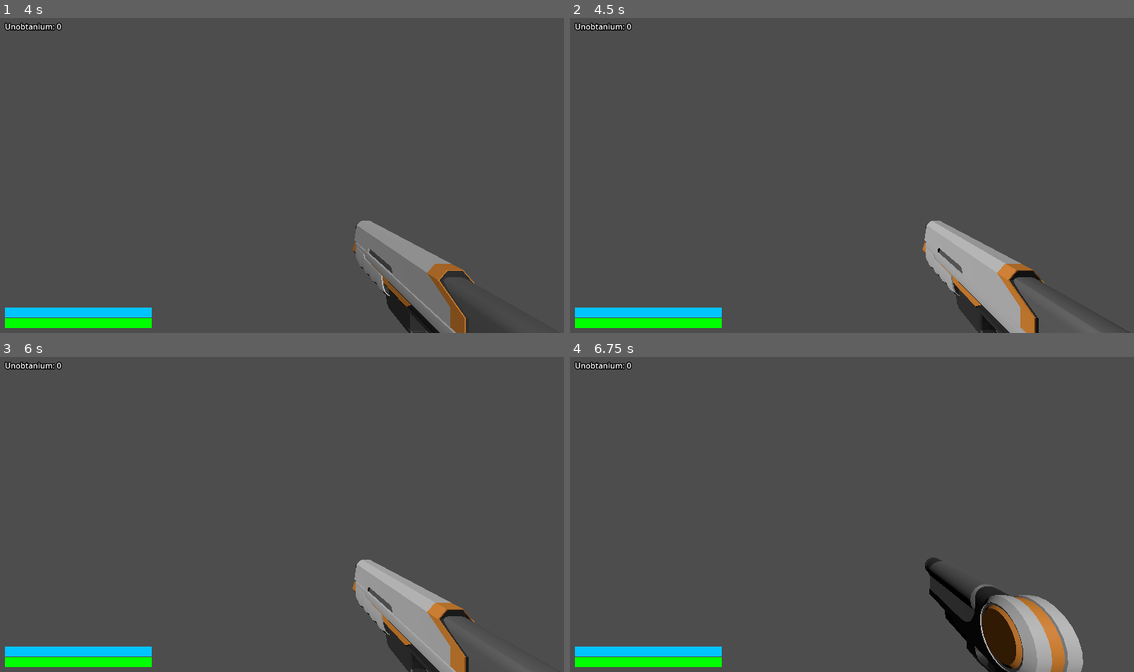
Above: before the commit, frames 1-4 (two rows, left to right).
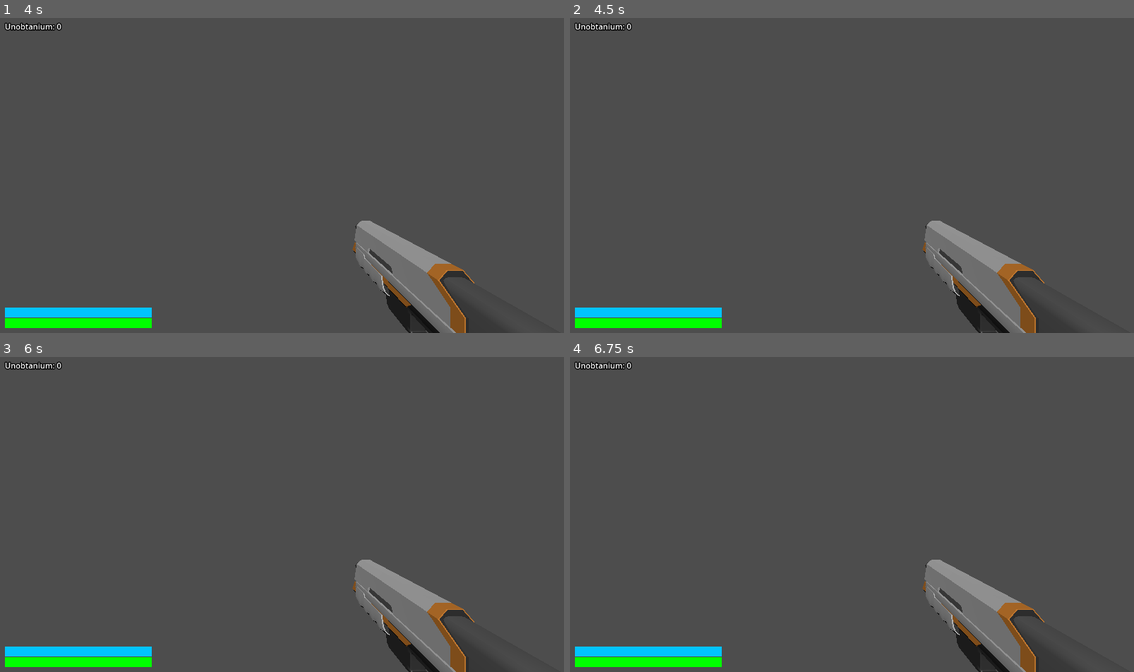
Above: after the commit, the same moments.

Repository: Triysle/regulus
Game: Godot game, scene res://scenes/TestLevel.tscn
Two runs of this game, one before a commit and one after it. Both use one fixed random seed, a clock stepped at 60 frames per second and the inputs below.
Inputs (mouse positions are in pixels of both pictures, inside the frame that each line leads up to):
- Up to frame 1 (4 s): tap Enter (ui_accept) at 0.5, 0.77, 1.52, 2.75, 3.02, 3.5, 3.77 s; move the mouse to (310, 172) at 0.52 s; press the mouse at (310, 172) at 0.53 s; hold W (move_forward) from 0.53 s (still down); move the mouse to (253, 175) at 1.27 s; release the mouse at (253, 175) at 1.28 s; click (253, 175) at 1.35 s; move the mouse to (293, 169) at 2.02 s; hold E (interact) 2.03-2.78 s; click (293, 169) at 2.3 s; move the mouse to (276, 178) at 2.77 s; tap Mouse wheel up (weapon_next) at 2.85 s; click (276, 178) at 3.05 s; move the mouse to (321, 178) at 3.52 s; press the mouse at (321, 178) at 3.53 s; tap Mouse wheel down (weapon_prev) at 3.6 s
- Up to frame 2 (4.5 s): tap Escape (ui_cancel) at 4.15 s; tap Enter (ui_accept) at 4.25 s; move the mouse to (682, 128) at 4.27 s; release W (move_forward) at 4.28 s; release the mouse at (682, 128) at 4.28 s; hold A (move_left) from 4.28 s (still down); click (682, 128) at 4.35 s
- Up to frame 3 (6 s): tap Enter (ui_accept) at 4.52, 5, 5.75 s; move the mouse to (310, 514) at 5.02 s; release A (move_left) at 5.03 s; press the mouse at (310, 514) at 5.03 s; hold S (move_back) 5.03-5.78 s; move the mouse to (197, 432) at 5.77 s; release the mouse at (197, 432) at 5.78 s; hold D (move_right) from 5.78 s (still down); tap E (interact) at 5.85 s
- Up to frame 4 (6.75 s): tap Enter (ui_accept) at 6.02 s; click (767, 432) at 6.05 s; move the mouse to (976, 498) at 6.52 s; release D (move_right) at 6.53 s; press the mouse at (976, 498) at 6.53 s; hold W (move_forward) from 6.53 s (still down); tap Mouse wheel up (weapon_next) at 6.6 s

Frame 1 is identical in both runs. In frame 2, 4.1% of the frame differs, in the area x 62-94%, y 64-100%; in frame 3, 3.0%; in frame 4, 5.6%, in the area x 62-91%, y 63-100%.

Commit message:
0.0.10
improved mouse capture toggle

Diff:
--- a/scripts/player_controller.gd
+++ b/scripts/player_controller.gd
@@ -36,11 +36,15 @@
 		weapon_manager.connect("weapon_switched", Callable(self, "weapon_switched"))
 
 func _unhandled_input(event):
+	# Toggle mouse capture with Escape key
 	if event.is_action_pressed("ui_cancel"):
-		if Input.get_mouse_mode() == Input.MOUSE_MODE_CAPTURED:
-			Input.set_mouse_mode(Input.MOUSE_MODE_VISIBLE)
-		else:
-			Input.set_mouse_mode(Input.MOUSE_MODE_CAPTURED)
+		toggle_mouse_capture()
+		get_viewport().set_input_as_handled()
+		return
+
+	# Only process other inputs if mouse is captured
+	if Input.get_mouse_mode() != Input.MOUSE_MODE_CAPTURED:
+		return
 
 	if event.is_action_pressed("interact") and interaction_ray.is_colliding():
 		var collider = interaction_ray.get_collider()
@@ -54,13 +58,28 @@
 		if collider.has_method("interact"):
 			collider.interact(self)
 
+func toggle_mouse_capture():
+	if Input.get_mouse_mode() == Input.MOUSE_MODE_CAPTURED:
+		Input.set_mouse_mode(Input.MOUSE_MODE_VISIBLE)
+	else:
+		Input.set_mouse_mode(Input.MOUSE_MODE_CAPTURED)
+
 func _input(event):
+	# Only process mouse look if mouse is captured
+	if Input.get_mouse_mode() != Input.MOUSE_MODE_CAPTURED:
+		return
+
 	if event is InputEventMouseMotion:
 		rotate_y(-event.relative.x * mouse_sensitivity)
 		camera.rotate_x(-event.relative.y * mouse_sensitivity)
 		camera.rotation.x = clamp(camera.rotation.x, -PI/2, PI/2)
 
 func _physics_process(delta):
+	# Only process movement if mouse is captured
+	if Input.get_mouse_mode() != Input.MOUSE_MODE_CAPTURED:
+		velocity = Vector3.ZERO
+		return
+
 	if not is_on_floor():
 		velocity.y -= gravity * delta
 
@@ -85,6 +104,7 @@
 
 	update_hud()
 
+# The rest of the methods remain the same as in the original script
 func take_damage(amount):
 	shield_timer = 0.0
 
--- a/scripts/weapon_manager.gd
+++ b/scripts/weapon_manager.gd
@@ -37,6 +37,10 @@
 	reload_timer.connect("timeout", _on_reload_timer_timeout)
 
 func _process(delta):
+	# Check if mouse is not captured before processing weapon inputs
+	if Input.get_mouse_mode() != Input.MOUSE_MODE_CAPTURED:
+		return
+
 	if Input.is_action_just_pressed("weapon_next"):
 		cycle_weapon(1)
 	elif Input.is_action_just_pressed("weapon_prev"):
@@ -80,9 +84,6 @@
 
 	if animation_player and animation_player.has_animation("fire"):
 		animation_player.play("fire")
-
-	# if muzzle_flash:
-	# 	muzzle_flash.emitting = true
 
 	if raycast.is_colliding():
 		var collider = raycast.get_collider()
